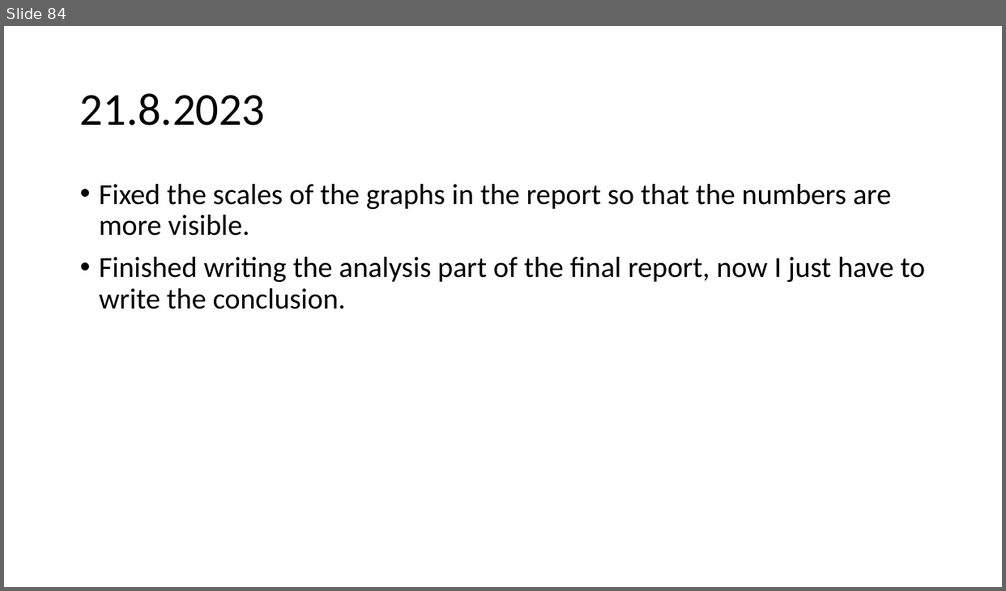
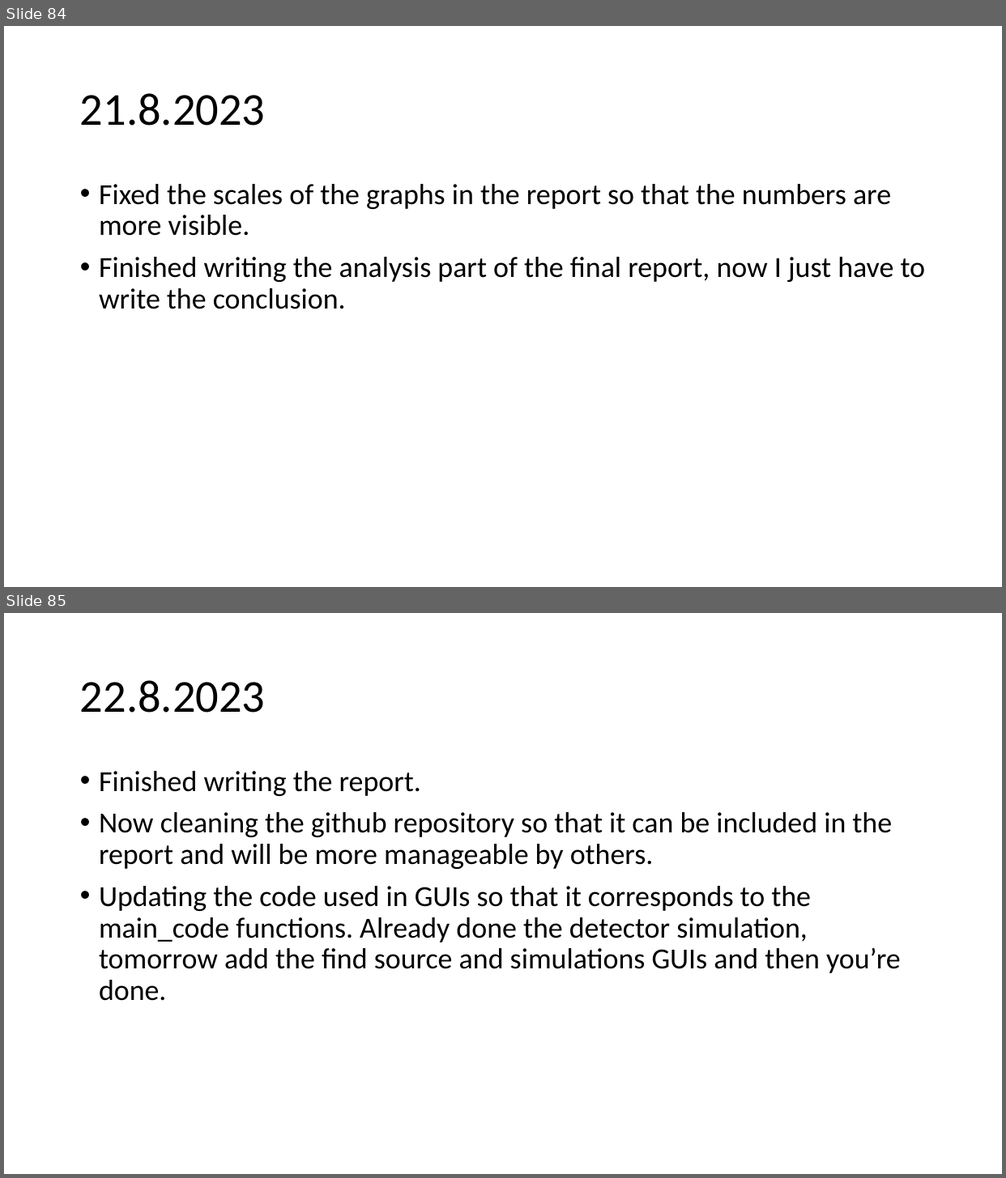
Before and after one commit to urhtrinko/DroneRadioactivity_student_job, a slide deck: work_diary.pptx. Shown one above the other, each under a label of ours: slide 84 before the commit, slides 84 and 85 after it. The pictures are 1006x591 and 1006x1178 pixels, drawn with LibreOffice and Linux fonts; fonts in the diff are those of the drawing. Boxes give left, top, right and bottom in pixels: in the first picture for what was removed or moved away, otherwise in the second. Text is boxed around its words. In the diff, an @@ line names an element or a change of style, - is before the commit and + after.

```diff
--- a/work_diary.pptx
+++ b/work_diary.pptx
@@ slide 85 added at (4, 613, 1002, 1174), background #FFFFFF @@
@@ title added at (80, 680, 266, 713), 44 pt, text #000000 @@
+22.8.2023
@@ text added at (99, 771, 901, 1001), 28 pt, text #000000 @@
+• Finished writing the report.
+• Now cleaning the github repository so that it can be included in the report and will be more manageable by others.
+• Updating the code used in GUIs so that it corresponds to the main_code functions. Already done the detector simulation, tomorrow add the find source and simulations GUIs and then you’re done.
```
